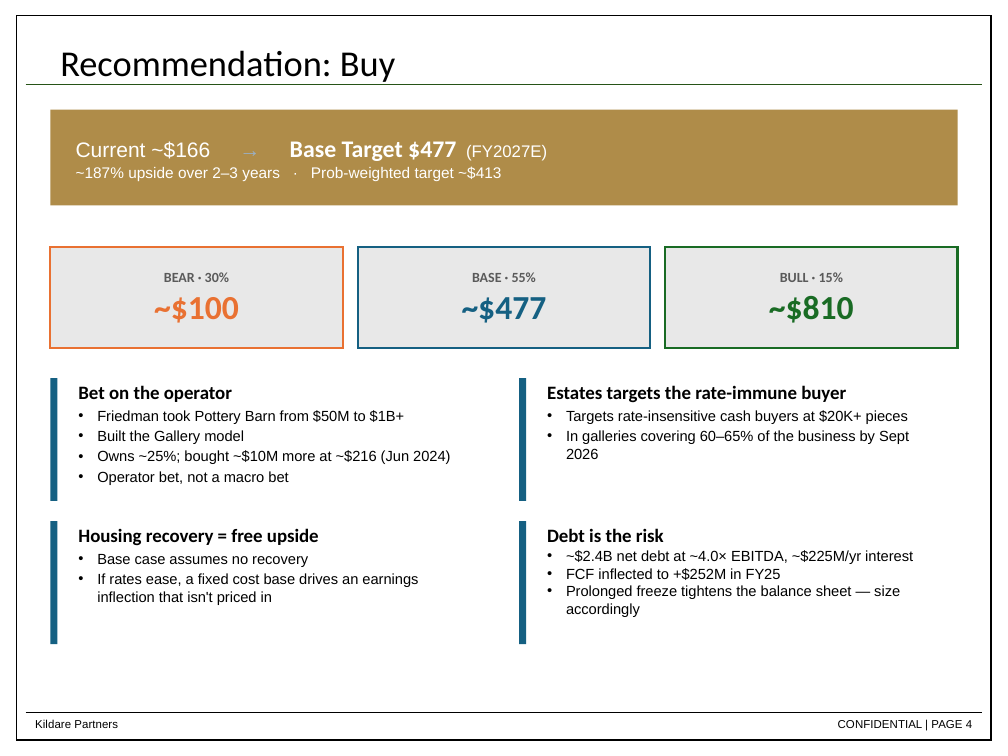
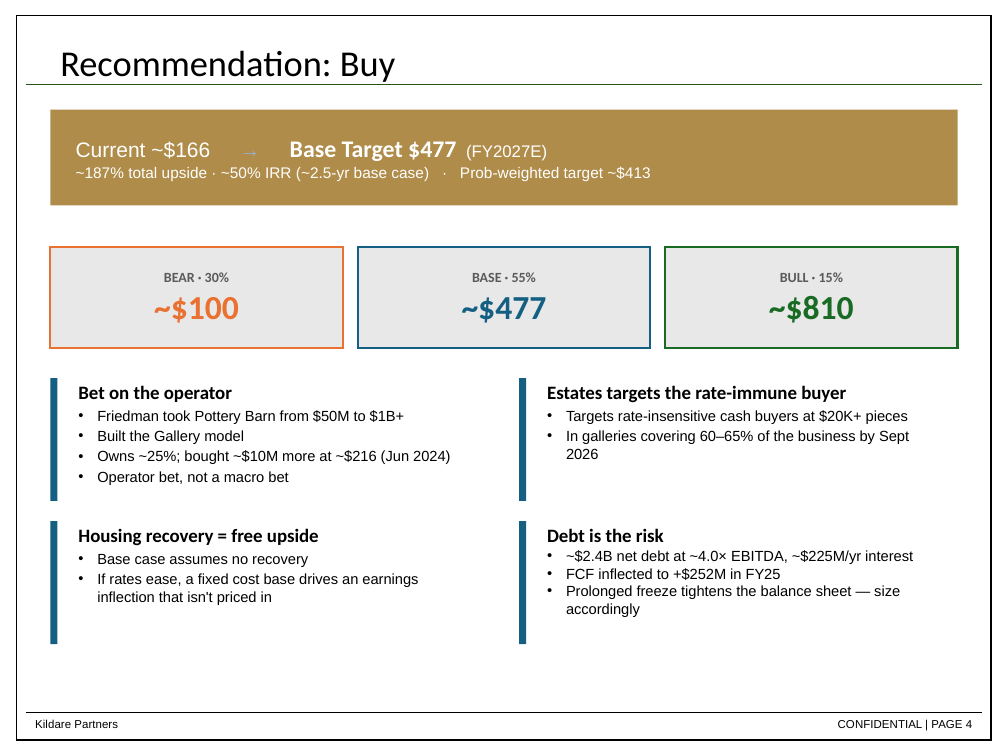
Before and after one commit to dchen88888/Nike-Stock-Pitch, a slide deck: slide 4 of RH_Stock_Pitch_updated.pptx. Drawn at 1008x756 pixels with LibreOffice and Linux fonts; fonts in the diff are those of the drawing. Boxes give left, top, right and bottom in pixels: in the first picture for what was removed or moved away, otherwise in the second. Text is boxed around its words. In the diff, an @@ line names an element or a change of style, - is before the commit and + after.

```diff
--- a/RH_Stock_Pitch_updated.pptx
+++ b/RH_Stock_Pitch_updated.pptx
@@ text in rectangle at (76, 166, 650, 181): text changed @@
-~187% upside over 2–3 years · Prob-weighted target ~$413
+~187% total upside · ~50% IRR (~2.5-yr base case) · Prob-weighted target ~$413
```
